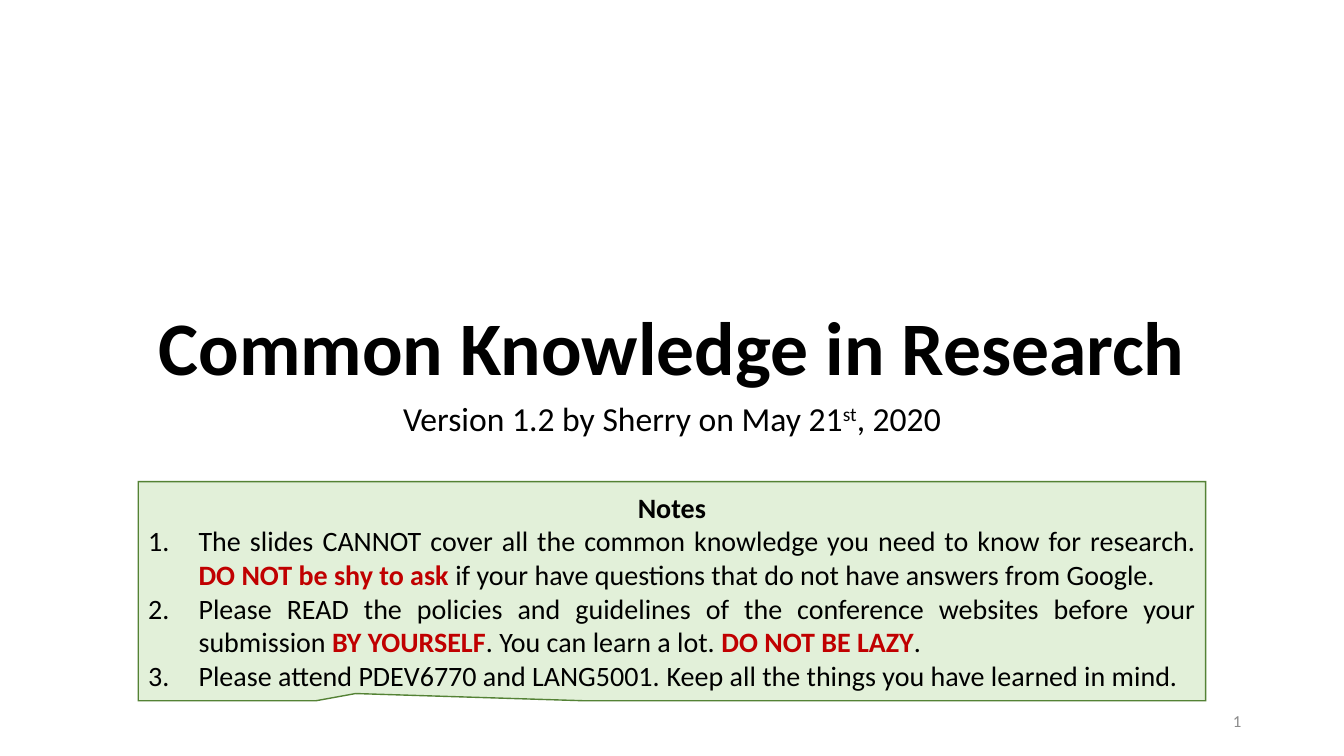
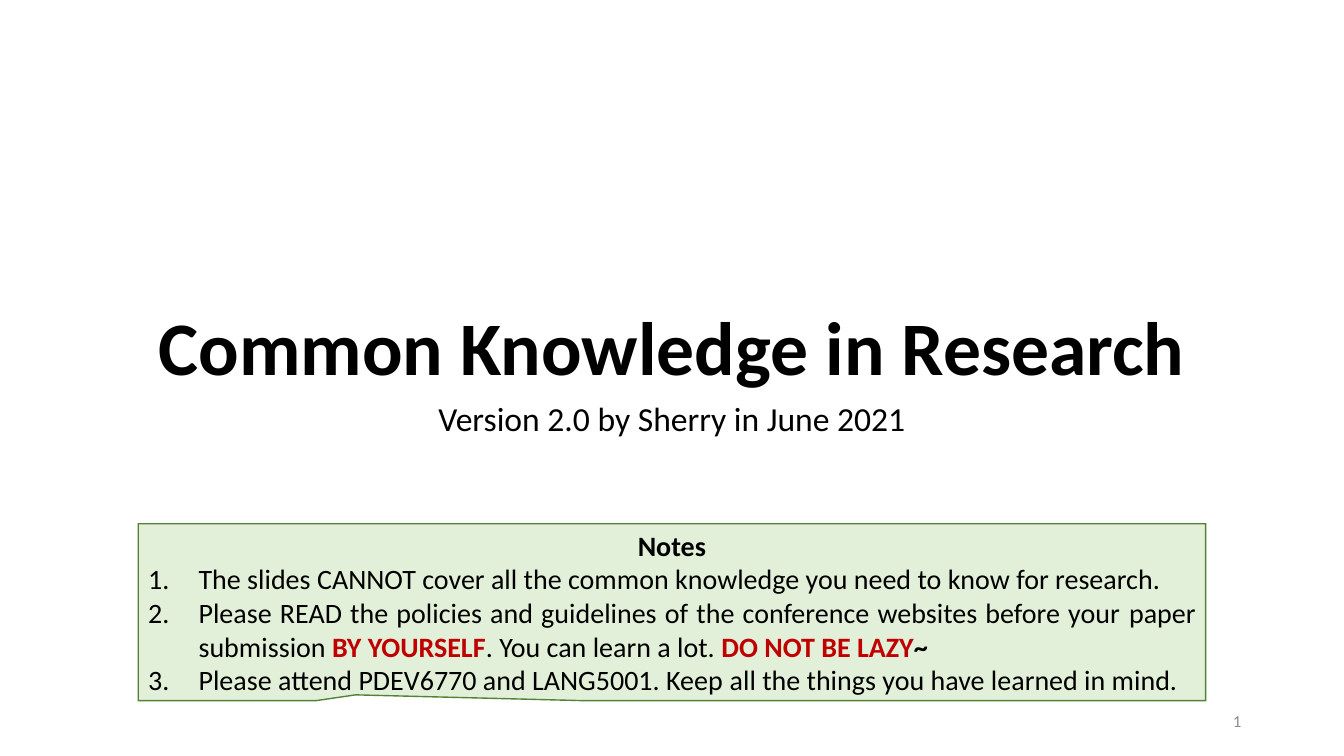
Before and after one commit to heathersherry/Knowledge-Graph-Tutorials-and-Papers, a slide deck: slide 1 of research suggestions.pptx. Drawn at 1344x756 pixels with LibreOffice and Linux fonts; fonts in the diff are those of the drawing. Boxes give left, top, right and bottom in pixels: in the first picture for what was removed or moved away, otherwise in the second. Text is boxed around its words. In the diff, an @@ line names an element or a change of style, - is before the commit and + after.

```diff
--- a/research suggestions.pptx
+++ b/research suggestions.pptx
@@ subtitle at [438, 407, 905, 437]: text changed @@
-Version 1.2 by Sherry on May 21st, 2020
+Version 2.0 by Sherry in June 2021
@@ speech box "Notes": place and size @@
-speech box "Notes" at [138, 482, 1206, 701]
+speech box "Notes" at [138, 524, 1206, 701]
@@ text in speech box at [199, 569, 1196, 658]: text changed @@
-1. The slides CANNOT cover all the common knowledge you need to know for research. DO NOT be shy to ask if your have questions that do not have answers from Google.
-2. Please READ the policies and guidelines of the conference websites before your submission BY YOURSELF. You can learn a lot. DO NOT BE LAZY.
+1. The slides CANNOT cover all the common knowledge you need to know for research.
+2. Please READ the policies and guidelines of the conference websites before your paper submission BY YOURSELF. You can learn a lot. DO NOT BE LAZY~
```
Also in this commit, not shown: 16 other slides changed, 15 slides added.
